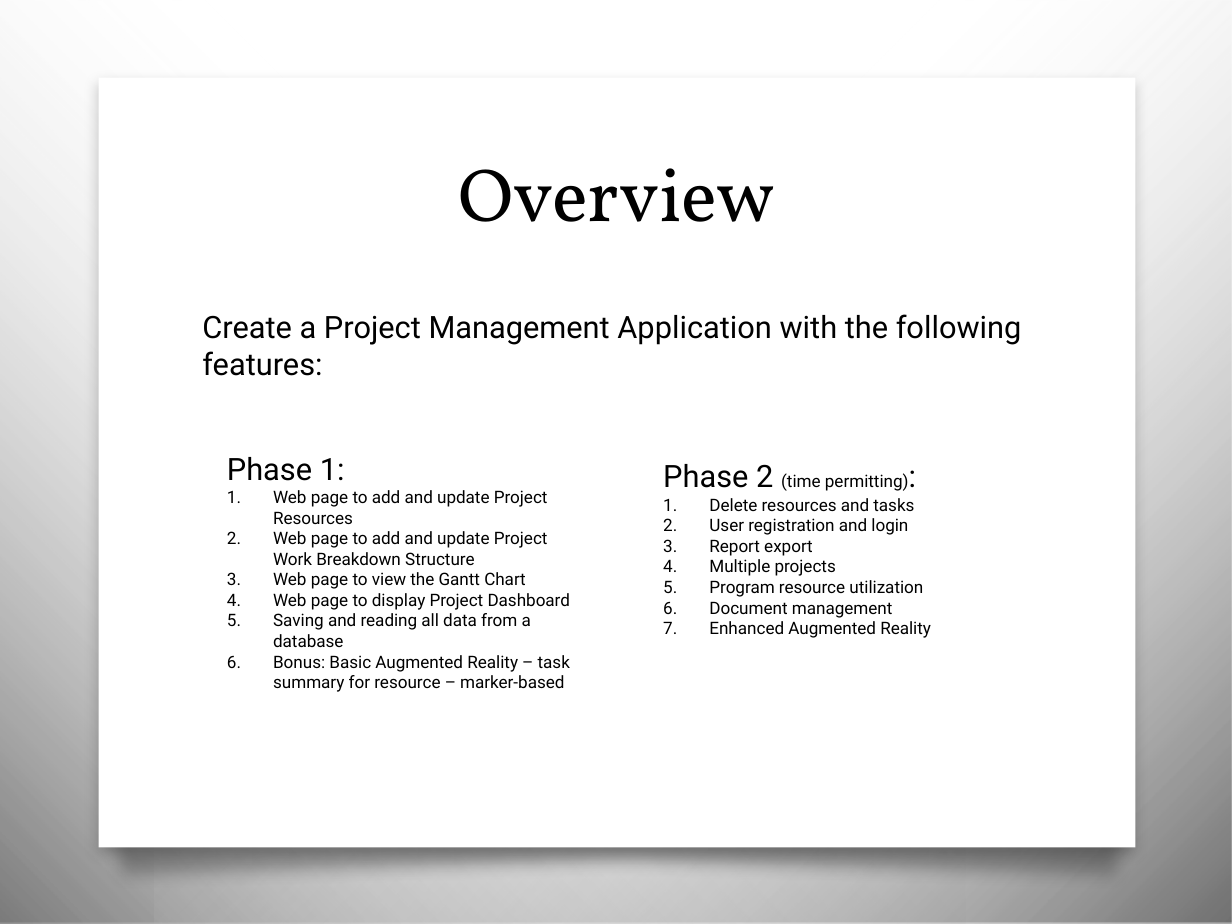
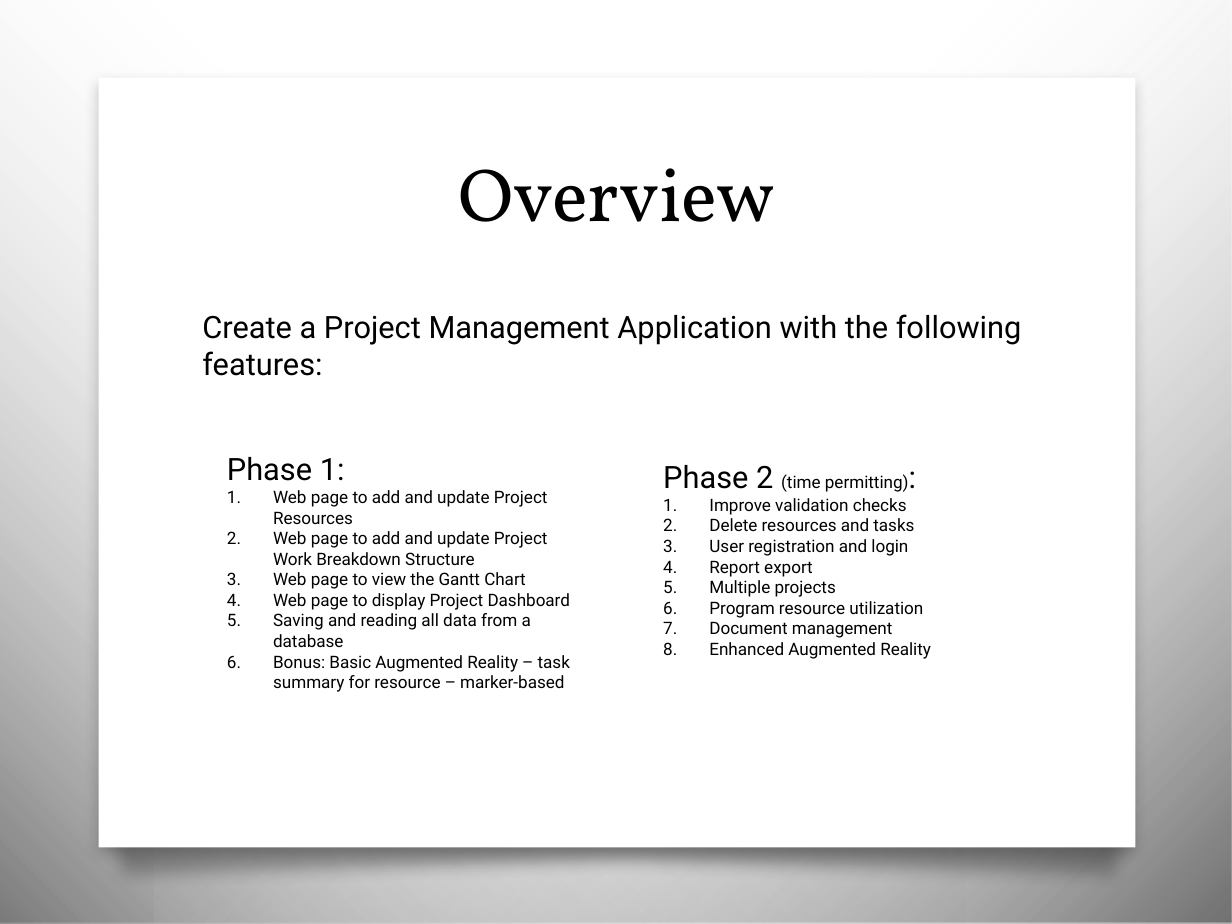
Before and after one commit to feldtmam/Project2_PMApp, a slide deck: slide 2 of PMApp Proposal.pptx. Drawn at 1232x924 pixels with LibreOffice and Linux fonts; fonts in the diff are those of the drawing; background and template pictures are left out. Boxes give left, top, right and bottom in pixels: in the first picture for what was removed or moved away, otherwise in the second. Text is boxed around its words. In the diff, an @@ line names an element or a change of style, - is before the commit and + after.

```diff
--- a/PMApp Proposal.pptx
+++ b/PMApp Proposal.pptx
@@ text at <box>709,498,907,515</box>: paragraph added @@
+1. Improve validation checks
```
Also in this commit, not shown: 13 other files.
